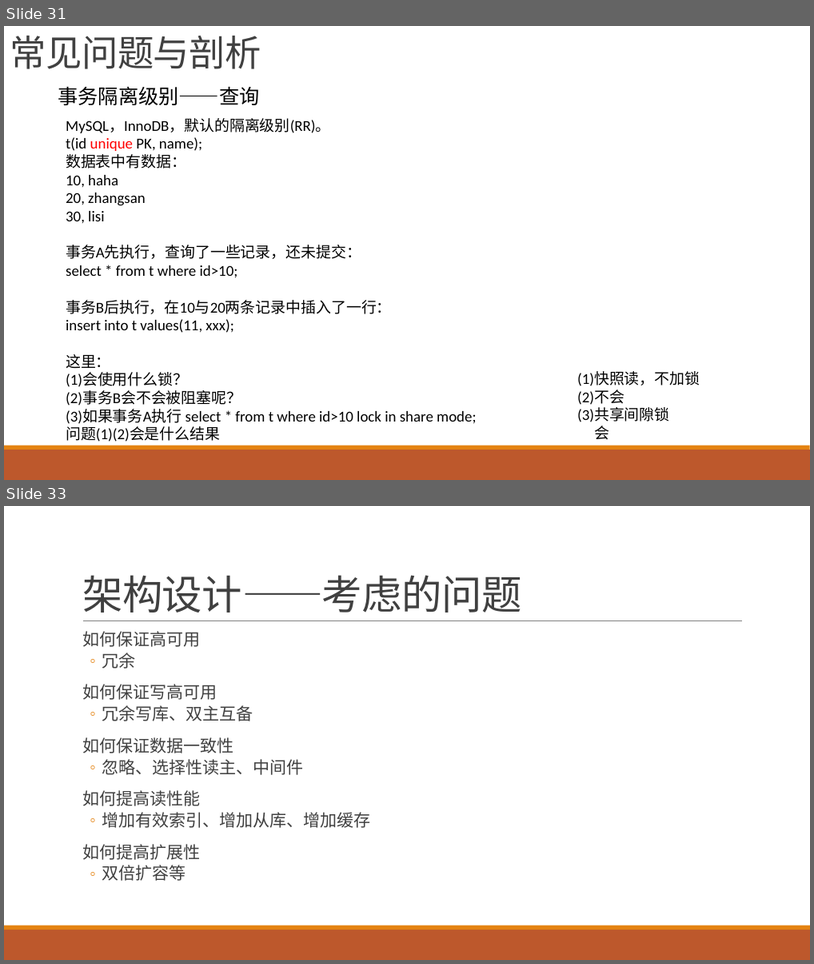
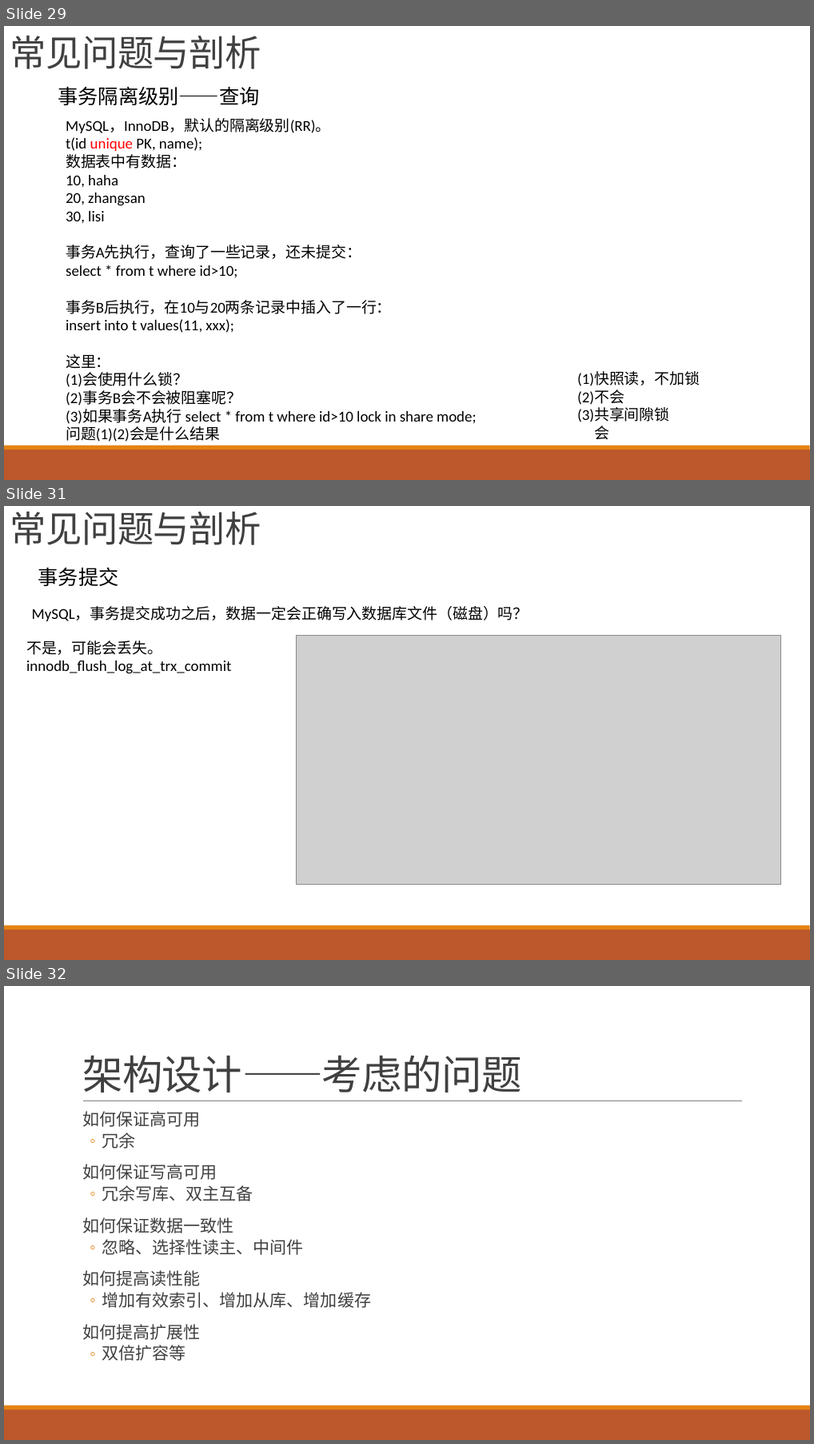
Before and after one commit to jaspone/notes, a slide deck: mysql分享.pptx. Shown one above the other, each under a label of ours: slides 31 and 33 before the commit, slides 29, 31 and 32 after it; the slides between them are not shown. The pictures are 814x964 and 814x1444 pixels, drawn with LibreOffice and Linux fonts; fonts in the diff are those of the drawing; grey boxes stand for pictures. Boxes give left, top, right and bottom in pixels: in the first picture for what was removed or moved away, otherwise in the second. Text is boxed around its words. In the diff, an @@ line names an element or a change of style, - is before the commit and + after.

```diff
--- a/mysql分享.pptx
+++ b/mysql分享.pptx
@@ slide 31 added at box(4, 506, 810, 960), background #FFFFFF; not listed: 2 template elements that a slide beside it also shows @@
@@ title added at box(10, 512, 262, 545), 43.2 pt, text #404040 @@
+常见问题与剖析
@@ text added at box(38, 567, 119, 586), 24 pt, text #000000 @@
+事务提交
@@ text added at box(32, 606, 529, 621), 18 pt, text #000000 @@
+MySQL，事务提交成功之后，数据一定会正确写入数据库文件（磁盘）吗？
@@ text added at box(26, 640, 231, 674), 18 pt, text #000000 @@
+不是，可能会丢失。
+innodb_flush_log_at_trx_commit
@@ picture added at box(296, 636, 782, 884) @@
@@ what was slide 31 is now slide 29 @@
@@ what was slide 33 is now slide 32 @@
```
Also in this commit, not shown: 4 slides changed, 2 slides removed.
